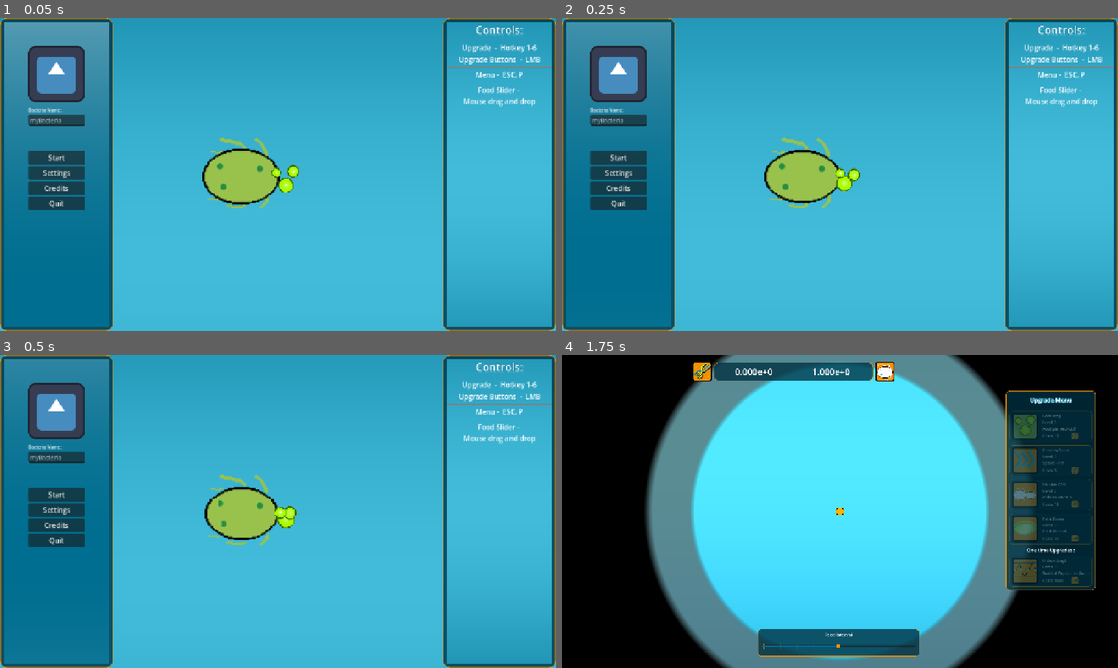
Above: before the commit, frames 1-4 (two rows, left to right).
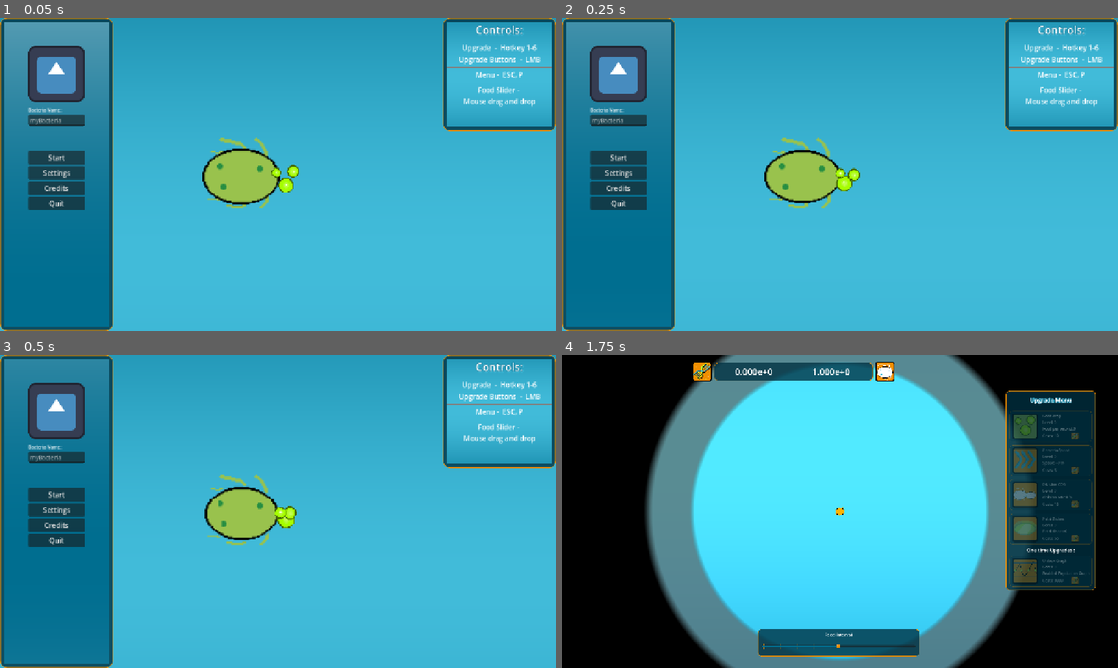
Above: after the commit, the same moments.

Repository: MisterIXI/chili-code-jam-4
Game: Godot game, scene res://entities/game/intro_scene.tscn
The game is run twice, just before and just after one commit, with the same random seed, the same clock (stepped at 60 frames per second) and the same inputs. The engine's default icon, where the game draws it, is replaced by a stand-in: a white triangle on a blue panel in a dark square.
Inputs (mouse positions are in pixels of both pictures, inside the frame that each line leads up to):
- Up to frame 1 (0.05 s): no input
- Up to frame 2 (0.25 s): no input
- Up to frame 3 (0.5 s): no input
- Up to frame 4 (1.75 s): click (617, 458) at 0.52 s; type "Alex" at 0.6 s; click "Start" at 1.25 s

The runs differ from the first frame. In frame 1, 2.9% of the frame differs, in the area x 79-100%, y 33-100%; in frame 2, 3.3%; in frame 3, 3.8%, in the area x 79-100%, y 32-100%; in frame 4, nothing differs.

Commit message:
one_time_upgrade_fix

Diff:
--- a/entities/ui/button_one_time_switch.gd
+++ b/entities/ui/button_one_time_switch.gd
@@ -3,18 +3,17 @@
 @onready var graph_button : MarginContainer = $Button_06
 @onready var adv_graph_button : MarginContainer =$Button_07
 @onready var auto_upgrader :MarginContainer  =$Button_08
+func _ready() -> void:
+	UpgradeManager.upgrade_purchased_basic_graph.connect(_on_basic_graph_purchased)
+	UpgradeManager.upgrade_purchased_adv_graph.connect(_on_adv_graph_purchased)
+	UpgradeManager.upgrade_purchased_auto_upgrader.connect(_on_adv_graph_purchased)
 
-func switch_one_time_buttons(upgrade_string :String)->void:
+func _on_auto_upgrader_purchased() ->void:
+	auto_upgrader.queue_free()
+func _on_adv_graph_purchased() ->void:
+	adv_graph_button.queue_free()
+	auto_upgrader.show()
 
-	match upgrade_string:
-		"Unlock Graph":
-			graph_button.queue_free()
-			adv_graph_button.show()
-		"Advanced Graph":
-			adv_graph_button.queue_free()
-			auto_upgrader.show()
-		"Auto Upgrader":
-			auto_upgrader.queue_free()
-
-		_:
-			print("One time button switch error : ", upgrade_string)
+func _on_basic_graph_purchased() ->void:
+	graph_button.queue_free()
+	adv_graph_button.show()
--- a/entities/ui/game_ui.tscn
+++ b/entities/ui/game_ui.tscn
@@ -51,7 +51,6 @@
 
 [node name="ColorRect" type="ColorRect" parent="Menu" unique_id=942755489]
 visible = false
-
 material = ExtResource("2_7g2dv")
 layout_mode = 1
 anchors_preset = 15
@@ -495,13 +494,14 @@
 one_shot = true
 
 [node name="Controls_Container" type="PanelContainer" parent="Menu" unique_id=2072536683]
-custom_minimum_size = Vector2(260, 720)
+custom_minimum_size = Vector2(260, 260)
 layout_mode = 1
 anchors_preset = 11
 anchor_left = 1.0
 anchor_right = 1.0
 anchor_bottom = 1.0
-offset_left = -20.0
+offset_left = -260.0
+offset_bottom = -460.0
 grow_horizontal = 0
 grow_vertical = 2
 
--- a/entities/ui/upgrade_button_base.gd
+++ b/entities/ui/upgrade_button_base.gd
@@ -63,18 +63,14 @@
 
 func _on_upgrade_reached_max(_upgrade : Upgrade) ->void:
 	if upgrade_string == _upgrade.upgrade_name:
-		### HIDE ONE TIME UPGRADES
-		if is_one_time_upgrade:
-			get_parent().switch_one_time_buttons(upgrade_string)
-		else:
-			## SOLD OUT EFFECT AND NO HOVER HIGHLIGHT
-			upgrade_level.text = "MAX"
-			upgrade_effect_value.text = str(_upgrade.get_effect_value_text())
-			upgrade_cost.text = "Sold Out"
-			upgrade_texture.texture = _upgrade.upgrade_texture
-			upgrade_name.text = _upgrade.upgrade_name
-			upgrade_tooltip_panel.tooltip_text = _upgrade.upgrade_description + " You reached max level."
-			is_enabled = false
+		## SOLD OUT EFFECT AND NO HOVER HIGHLIGHT
+		upgrade_level.text = "MAX"
+		upgrade_effect_value.text = str(_upgrade.get_effect_value_text())
+		upgrade_cost.text = "Sold Out"
+		upgrade_texture.texture = _upgrade.upgrade_texture
+		upgrade_name.text = _upgrade.upgrade_name
+		upgrade_tooltip_panel.tooltip_text = _upgrade.upgrade_description + " You reached max level."
+		is_enabled = false
 
 func _on_upgrade_leveled(_upgrade: Upgrade) ->void:
 	if upgrade_string == _upgrade.upgrade_name:
